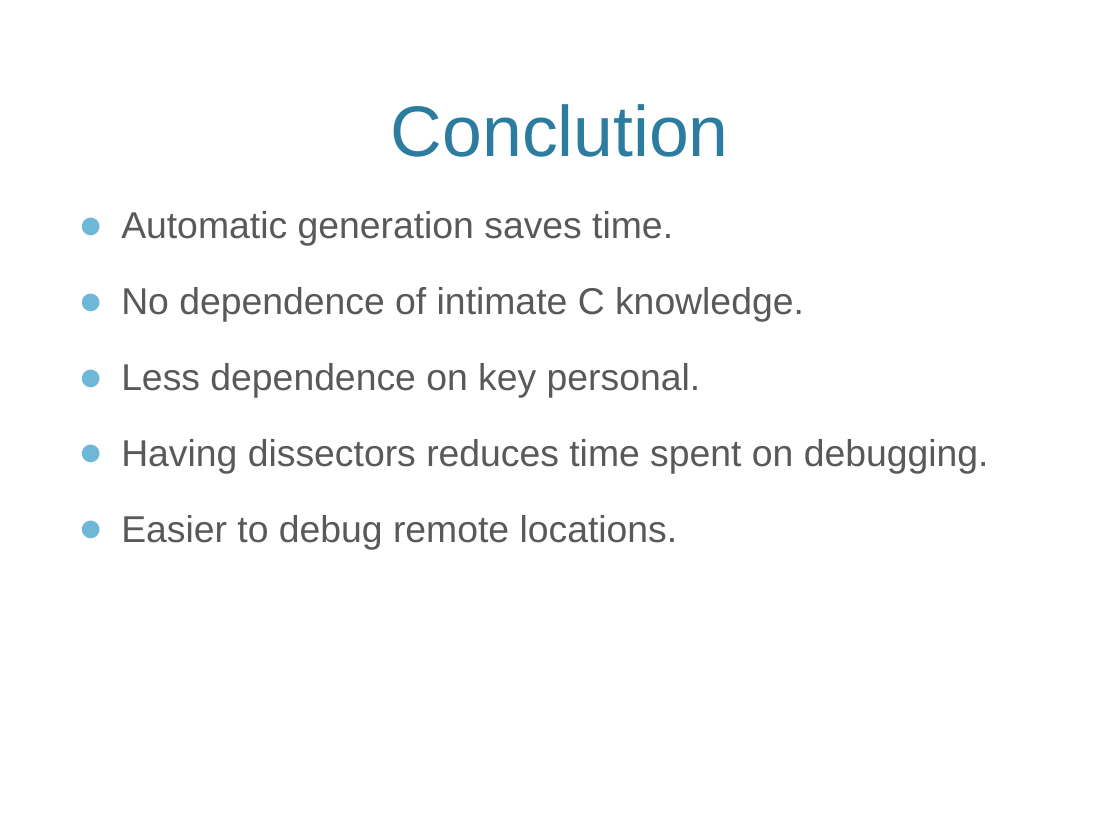
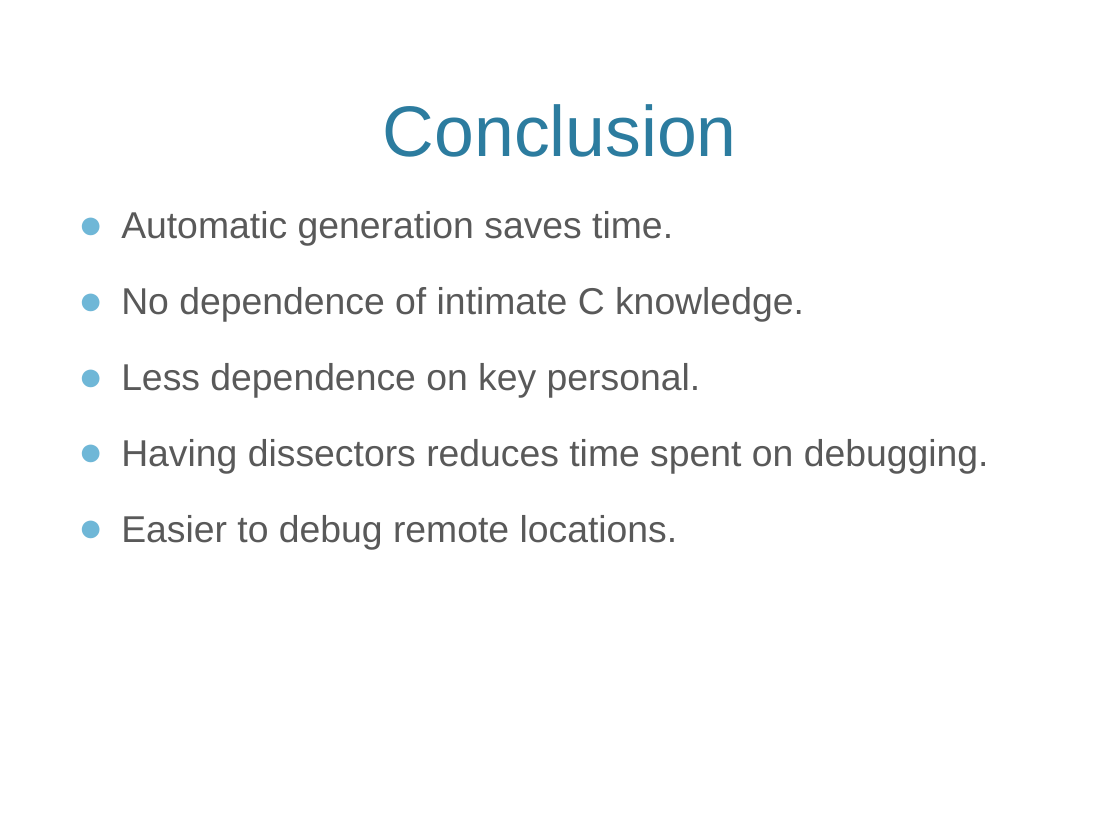
Before and after one commit to eventh/kpro9, a slide deck: slide 32 of presentation/TDT4290_FinalPresentasjon.pptx (slide 39 before the commit). Drawn at 1120x840 pixels with LibreOffice and Linux fonts; fonts in the diff are those of the drawing; background and template pictures are left out. Boxes give left, top, right and bottom in pixels: in the first picture for what was removed or moved away, otherwise in the second. Text is boxed around its words. In the diff, an @@ line names an element or a change of style, - is before the commit and + after.

```diff
--- a/presentation/TDT4290_FinalPresentasjon.pptx
+++ b/presentation/TDT4290_FinalPresentasjon.pptx
@@ title at [383,104,737,157]: text changed @@
-Conclution
+Conclusion
```
Also in this commit, not shown: 12 other slides changed, 5 slides added, 12 slides removed, 3 other files.
